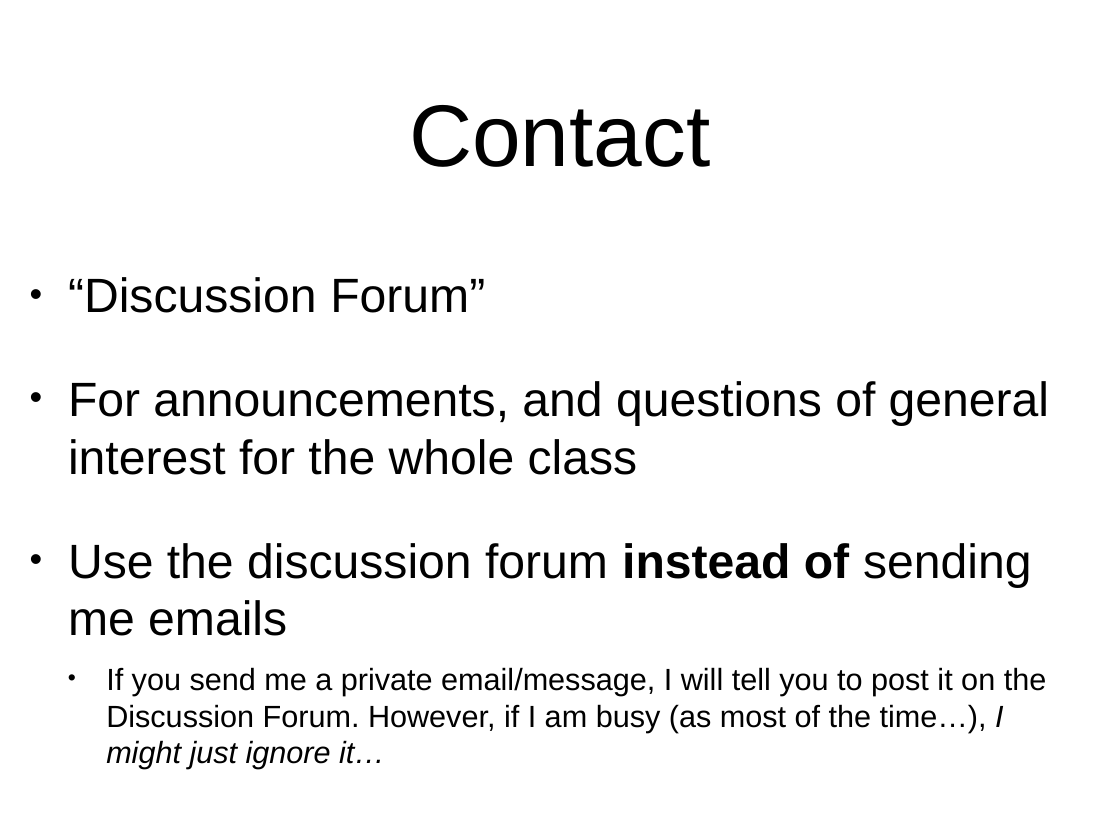
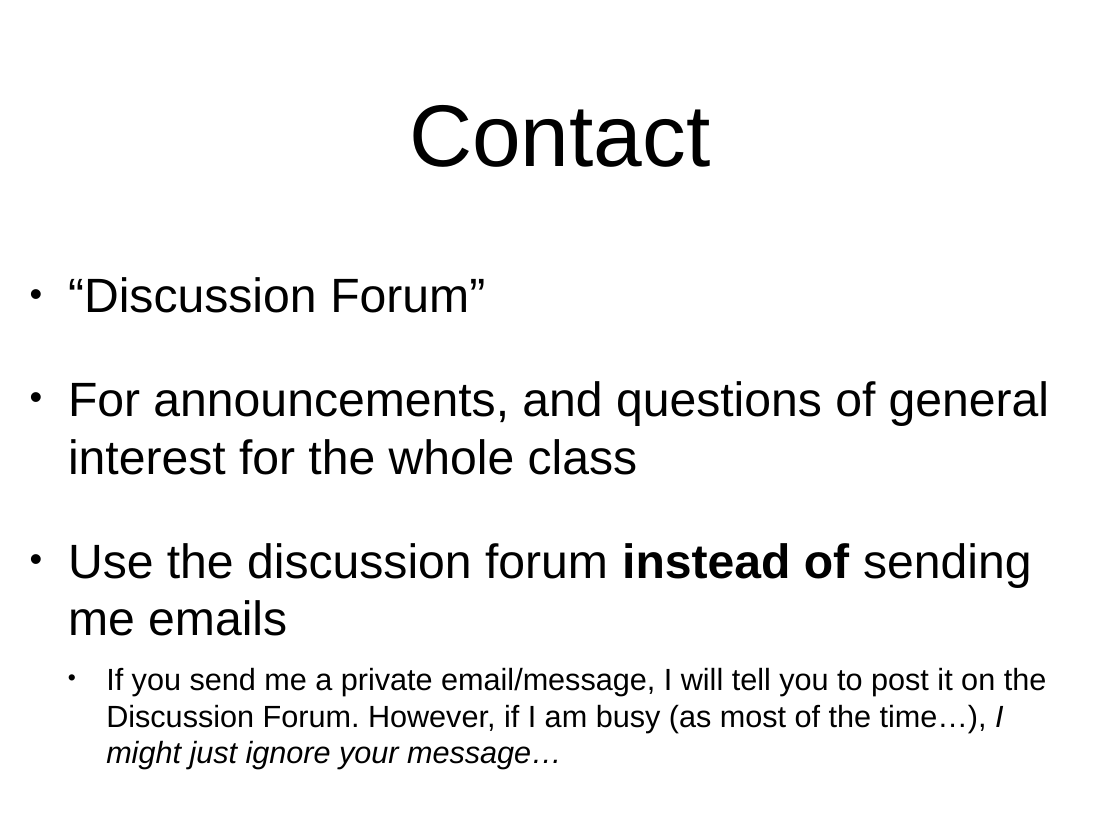
Before and after one commit to arcuri82/algorithms, a slide deck: slide 2 of docs/slides/01/01_intro.pptx. Drawn at 1120x840 pixels with LibreOffice and Linux fonts; fonts in the diff are those of the drawing. Boxes give left, top, right and bottom in pixels: in the first picture for what was removed or moved away, otherwise in the second. Text is boxed around its words. In the diff, an @@ line names an element or a change of style, - is before the commit and + after.

```diff
--- a/docs/slides/01/01_intro.pptx
+++ b/docs/slides/01/01_intro.pptx
@@ text at (106,667,1047,769): text changed @@
-  • If you send me a private email/message, I will tell you to post it on the Discussion Forum. However, if I am busy (as most of the time…), I might just ignore it…
+  • If you send me a private email/message, I will tell you to post it on the Discussion Forum. However, if I am busy (as most of the time…), I might just ignore your message…
```
Also in this commit, not shown: 3 other slides changed, 1 slide added, 3 other files.
